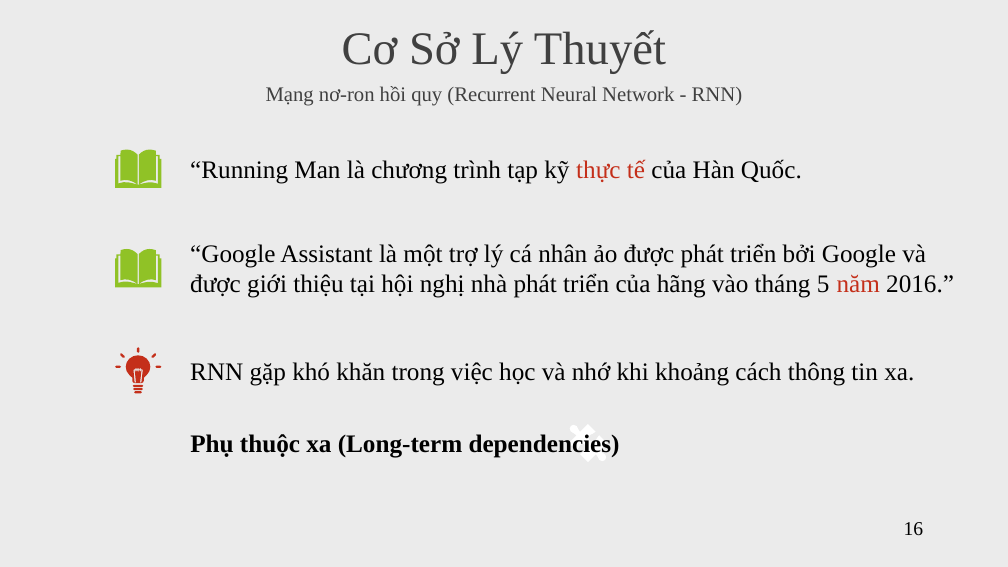
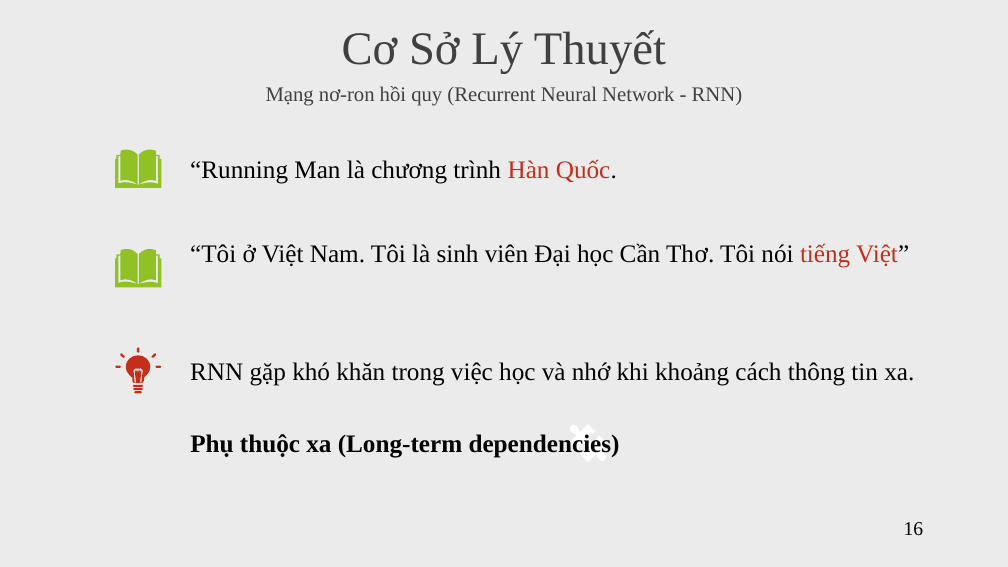
Before and after one commit to vanvibig/BaoCaoLuanVan, a slide deck: slide 16 of LVTN_Vi.pptx. Drawn at 1008x567 pixels with LibreOffice and Linux fonts; fonts in the diff are those of the drawing. Boxes give left, top, right and bottom in pixels: in the first picture for what was removed or moved away, otherwise in the second. Text is boxed around its words. In the diff, an @@ line names an element or a change of style, - is before the commit and + after.

```diff
--- a/LVTN_Vi.pptx
+++ b/LVTN_Vi.pptx
@@ text at (190, 159, 617, 184): text changed @@
-“Running Man là chương trình tạp kỹ thực tế của Hàn Quốc.
+“Running Man là chương trình Hàn Quốc.
@@ text at (190, 243, 909, 268): text changed @@
-“Google Assistant là một trợ lý cá nhân ảo được phát triển bởi Google và được giới thiệu tại hội nghị nhà phát triển của hãng vào tháng 5 năm 2016.”
+“Tôi ở Việt Nam. Tôi là sinh viên Đại học Cần Thơ. Tôi nói tiếng Việt”
```
Also in this commit, not shown: 9 other slides changed, 4 slides added, 1 slide removed, 2 other files.
